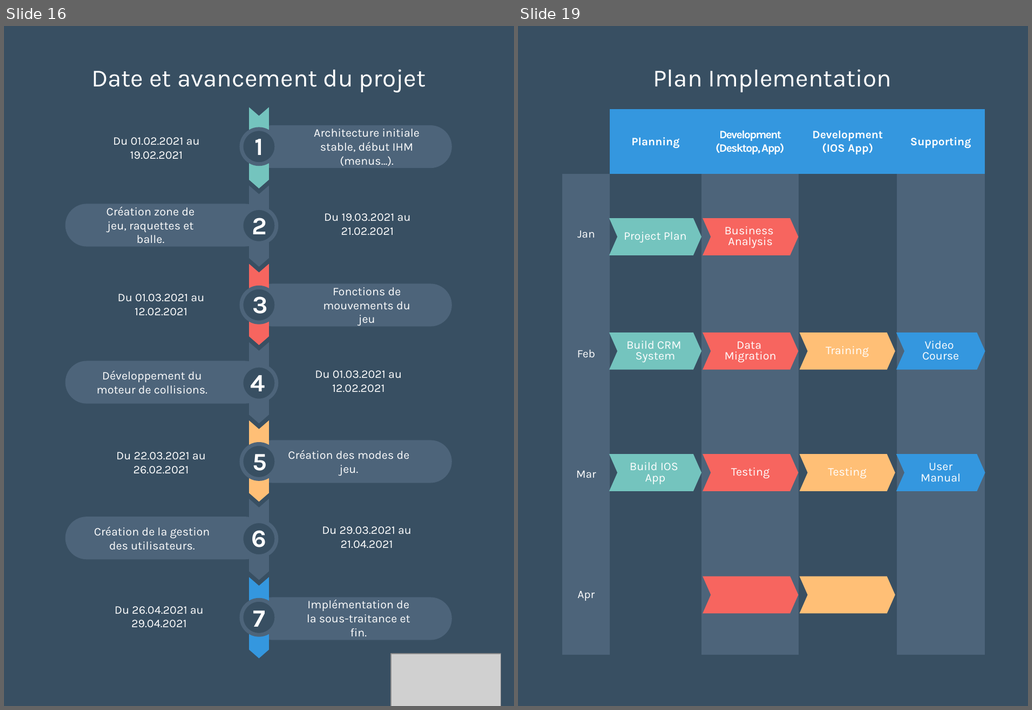
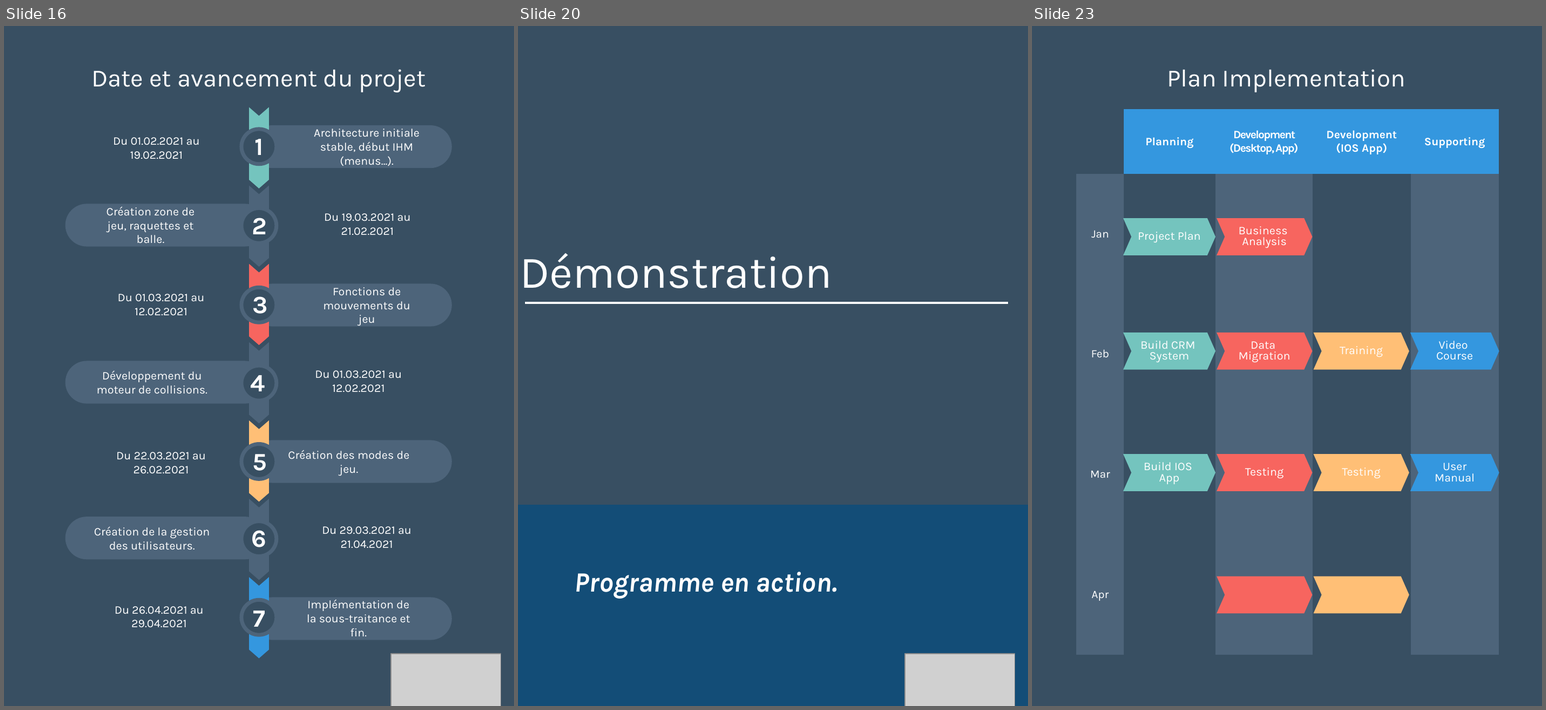
Before and after one commit to Loicpln/Projet_Algo_N2, a slide deck: Elements de presentation/Soutenance finale.pptx. Shown side by side, each under a label of ours: slides 16 and 19 before the commit, slides 16, 20 and 23 after it; the slides between them are not shown. The pictures are 1032x710 and 1546x710 pixels, drawn with LibreOffice and Linux fonts; fonts in the diff are those of the drawing; grey boxes stand for pictures. Boxes give left, top, right and bottom in pixels: in the first picture for what was removed or moved away, otherwise in the second. Text is boxed around its words. In the diff, an @@ line names an element or a change of style, - is before the commit and + after.

```diff
--- a/Elements de presentation/Soutenance finale.pptx
+++ b/Elements de presentation/Soutenance finale.pptx
@@ slide 20 added at <box>518,26,1028,706</box>, background #384F62 @@
@@ text added at <box>520,253,832,288</box>, 48 pt, text #FFFFFF @@
+Démonstration
@@ line added from (526, 303) to (1008, 303), #FFFFFF 2.25 pt @@
@@ rectangle added at <box>518,505,1028,706</box>, fill #134D77 @@
@@ text added at <box>574,572,838,598</box>, 29.6 pt, text #FFFFFF, bold, italic @@
+Programme en action.
@@ picture added at <box>905,654,1015,706</box> @@
@@ what was slide 19 is now slide 23 @@
```
Also in this commit, not shown: 4 slides changed, 4 other slides added, 1 slide removed, 1 other file.
